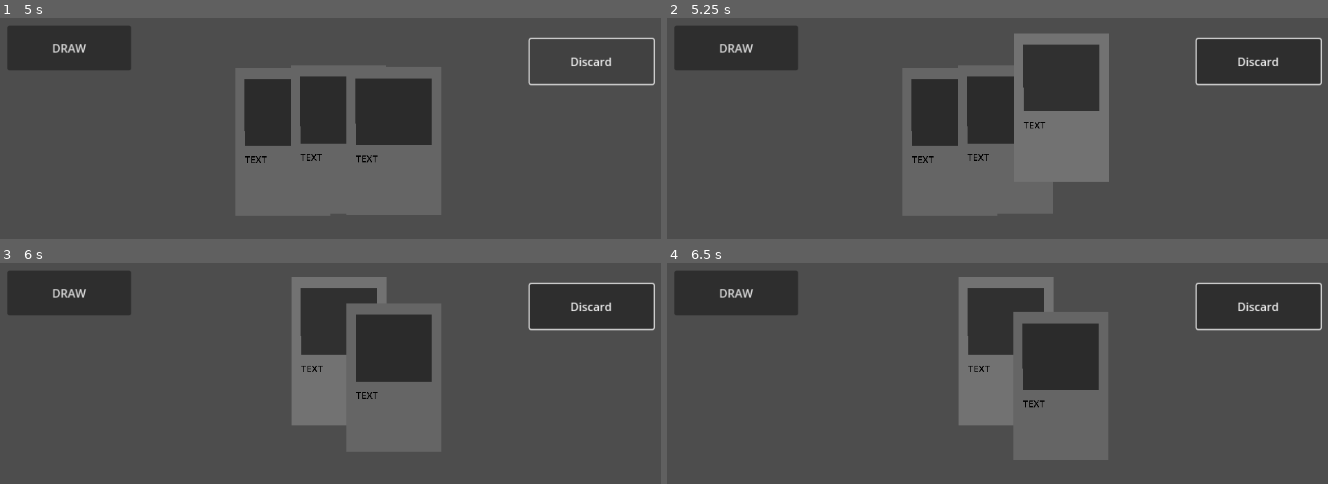
Above: before the commit, frames 1-4 (two rows, left to right).
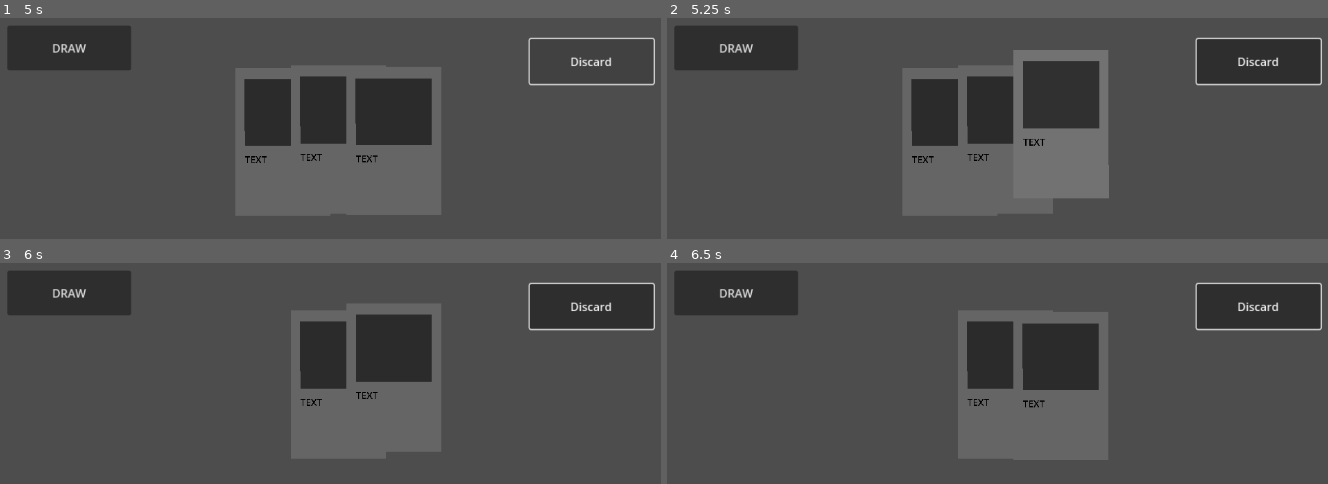
Above: after the commit, the same moments.

Repository: NMcDormand/card-template
Game: Godot game, scene res://main.tscn
Same seed, same stepped clock (60 frames per second), same inputs: the game is played once before the commit and once after it.
Inputs (mouse positions are in pixels of both pictures, inside the frame that each line leads up to):
- Up to frame 1 (5 s): click "DRAW" at 0.5 s; click "Discard" at 1.25 s; click "DRAW" at 2 s; click "Discard" at 2.75 s; click "DRAW" at 3.5 s; click "Discard" at 4.25 s
- Up to frame 2 (5.25 s): tap Enter at 5 s; move the mouse to (1063, 141) at 5.02 s; click (1063, 141) at 5.17 s
- Up to frame 3 (6 s): tap Space at 5.75 s; move the mouse to (337, 384) at 5.77 s; click (337, 384) at 5.92 s
- Up to frame 4 (6.5 s): no input

Frame 1 is identical in both runs. In frame 2, 3.3% of the frame differs, in the area x 52-67%, y 7-82%; in frame 3, 3.4%; in frame 4, 3.6%, in the area x 44-59%, y 6-65%.

Commit message:
g

Diff:
--- a/card_template.gd
+++ b/card_template.gd
@@ -14,16 +14,30 @@
 		get_child(0).progress_ratio = get_child(0).progress_ratio + speed * delta
 	state.call(delta)
 
+func get_path2d_width(path2d: Path2D) -> float:
+	var curve = path2d.curve
+	if not curve:
+		print("Path2D has no curve.")
+		return 0
+
+	var min_x = INF
+	var max_x = -INF
+
+	for i in range(curve.get_point_count()):
+		var point = curve.get_point_position(i)
+		min_x = min(min_x, point.x)
+		max_x = max(max_x, point.x)
+
+	return max_x - min_x
+
 
 func _on_area_2d_mouse_entered() -> void:
-	if state != state_selected:
-		state = state_hovered
+	$"/root/Variables".select_delin.append(self)
 
 
 func _on_area_2d_mouse_exited() -> void:
-	if state != state_selected:
-		state = state_not_hovered
-
+	$"/root/Variables".select_delin.erase(self)
+	state = state_not_hovered
 
 func _on_area_2d_input_event(viewport: Node, event: InputEvent, shape_idx: int) -> void:
 	if event is InputEventMouseButton:
@@ -56,3 +70,6 @@
 
 func state_undefined(delta):
 	pass
+
+func state_update():
+	state = state_hovered
--- a/project.godot
+++ b/project.godot
@@ -15,6 +15,10 @@
 config/features=PackedStringArray("4.3", "GL Compatibility")
 config/icon="res://icon.svg"
 
+[autoload]
+
+Variables="*res://variables.gd"
+
 [dotnet]
 
 project/assembly_name="chess"
--- /dev/null
+++ b/variables.gd
@@ -0,0 +1,17 @@
+extends Node
+var select_delin: Array
+
+func _process(delta: float) -> void:
+	if select_delin.size() == 2:
+		select_delin.sort_custom(_compare)
+		select_delin.remove_at(0)
+	if select_delin.size():
+		select_delin[0].state_update()
+
+func _compare(a, b):
+	if a.z_index < b.z_index:
+		return -1  # a comes before b
+	elif a.z_index > b.z_index:
+		return 1   # a comes after b
+	else:
+		return 0   # a and b are equal
